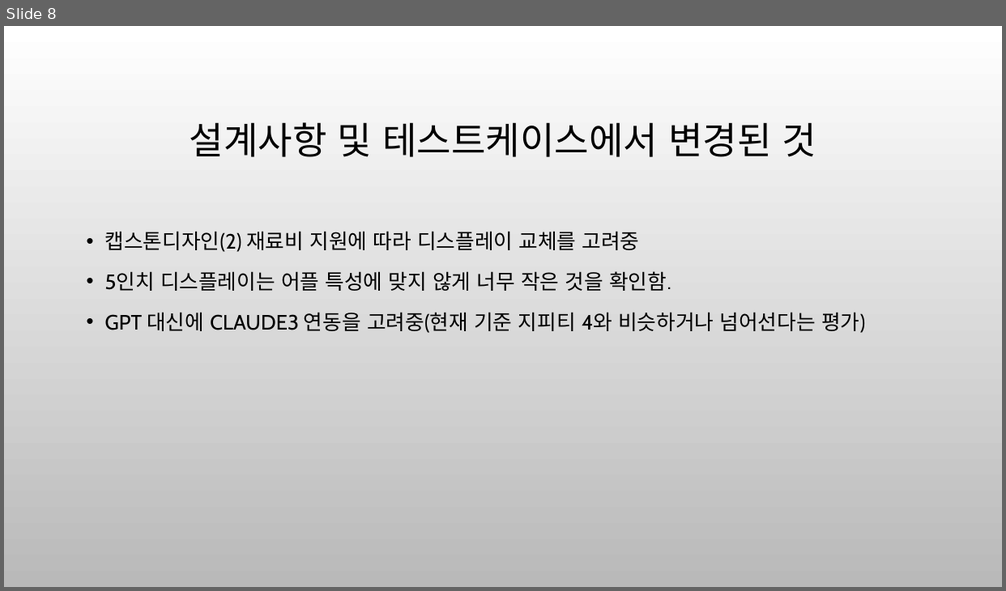
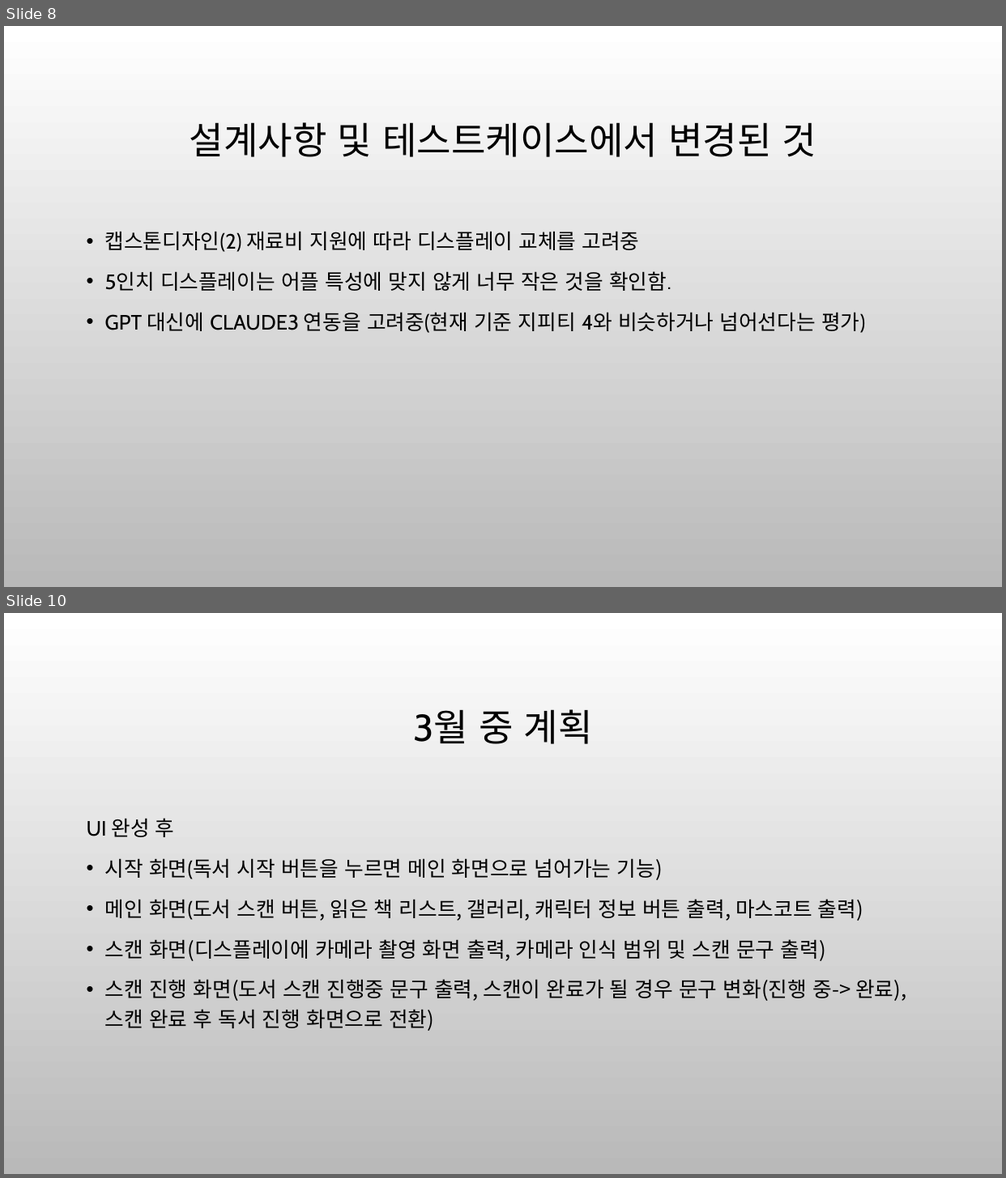
Before and after one commit to kimuJW/Capstone_Team_2, a slide deck: ppt/03-11.pptx. Shown one above the other, each under a label of ours: slide 8 before the commit, slides 8 and 10 after it; the slides between them are not shown. The pictures are 1006x591 and 1006x1178 pixels, drawn with LibreOffice and Linux fonts; fonts in the diff are those of the drawing; background and template pictures are left out. Boxes give left, top, right and bottom in pixels: in the first picture for what was removed or moved away, otherwise in the second. Text is boxed around its words. In the diff, an @@ line names an element or a change of style, - is before the commit and + after.

```diff
--- a/ppt/03-11.pptx
+++ b/ppt/03-11.pptx
@@ slide 10 added at bbox=[4, 613, 1002, 1174], background picture (left out) @@
@@ title added at bbox=[413, 709, 593, 744], 36 pt, text #000000 @@
+3월 중 계획
@@ text added at bbox=[87, 818, 906, 1031], 20 pt, text #000000 @@
+UI 완성 후
+• 시작 화면(독서 시작 버튼을 누르면 메인 화면으로 넘어가는 기능)
+• 메인 화면(도서 스캔 버튼, 읽은 책 리스트, 갤러리, 캐릭터 정보 버튼 출력, 마스코트 출력)
+• 스캔 화면(디스플레이에 카메라 촬영 화면 출력, 카메라 인식 범위 및 스캔 문구 출력)
+• 스캔 진행 화면(도서 스캔 진행중 문구 출력, 스캔이 완료가 될 경우 문구 변화(진행 중-> 완료), 스캔 완료 후 독서 진행 화면으로 전환)
```
Also in this commit, not shown: 1 slide changed.
